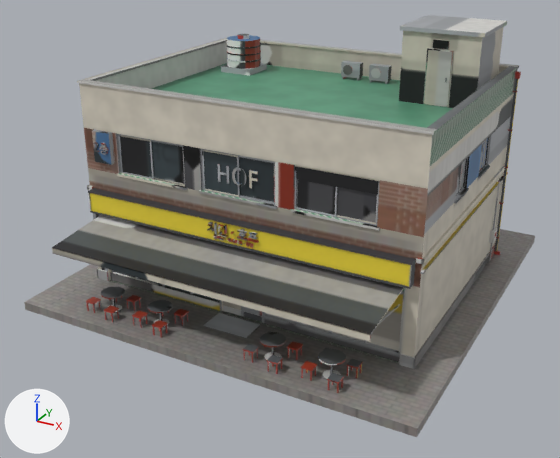
An edit to the FBX model cs2_ilsan/CS2Assets/IlsanChicken01/IlsanChicken01.fbx, drawn before and after from the same camera.
Both versions are drawn from a camera (50 mm lens) standing at (13.4, -26.29, 14.66) and looking at (-0.27, -1.44, 2.24). Every picture has the same lights, and +X, +Y and +Z are marked at lower left. The picture after the commit comes second. Where no turn or scale is listed for an object, it has been applied to the vertices.

The scene before the commit, as lines of its bpy script (objects in view):
```python
me_ilsanchicken01 = bpy.data.meshes.new('IlsanChicken01')
me_ilsanchicken01.from_pydata(...)  # 10050 vertices, 15396 faces; spans x -7.9..7.9, y -7.9..7.9, z -0.3..9.9
me_ilsanchicken01.materials.append(mat_ilsanchicken01)
ob_ilsanchicken01 = bpy.data.objects.new('IlsanChicken01', me_ilsanchicken01)
ob_ilsanchicken01.location = (0.0, 0.0, 0.0)
```
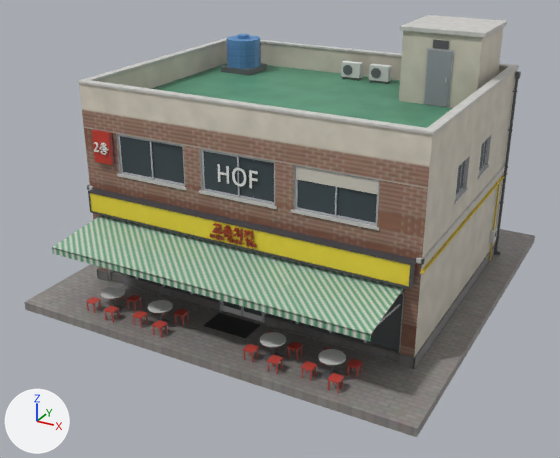
The edits, one by one:
me_ilsanchicken01 is used by ob_ilsanchicken01; location (0.0, 0.0, 0.0).
me_ilsanchicken01 had 10050 vertices, 15396 faces and spanned x -7.9..7.9, y -7.9..7.9, z -0.3..9.9.
me_ilsanchicken01 now has 10262 vertices, 15702 faces and spans x -7.9..7.9, y -7.9..7.9, z -0.3..9.9.
me_ilsanchicken01 part 1: 1059 vertices moved from x -1.0..1.0, y -5.4..-5.3, z 3.3..3.9 to x -0.9..0.8, y -5.4..-5.3, z 3.3..3.9; 1554 vertices removed from x -1.0..1.0, y -5.4..-5.3, z 3.3..3.9; 1478 vertices added at x -0.9..1.0, y -5.4..-5.3, z 3.3..3.9.
me_ilsanchicken01 part 2: 10513 kept faces spanning x -7.9..7.9, y -7.9..7.9, z -0.3..9.9 get new texture (UV) coordinates.
Other edits to the shape of me_ilsanchicken01 do not show in these pictures.

Location of each change, [x1, y1, x2, y2] in pixels of the pictures (560 x 458 px; the box of a moved part takes in the faces that stretch with it):
part 1 of me_ilsanchicken01, moved or reshaped: before [207, 222, 259, 248]; after [212, 223, 257, 248]
part 2 of me_ilsanchicken01, surface changed: [52, 15, 521, 435] in both
